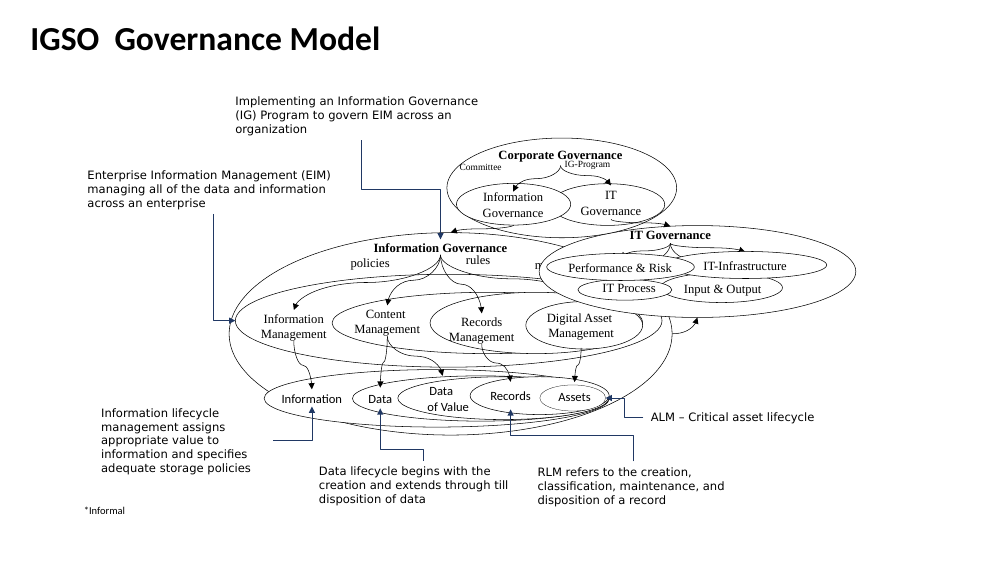
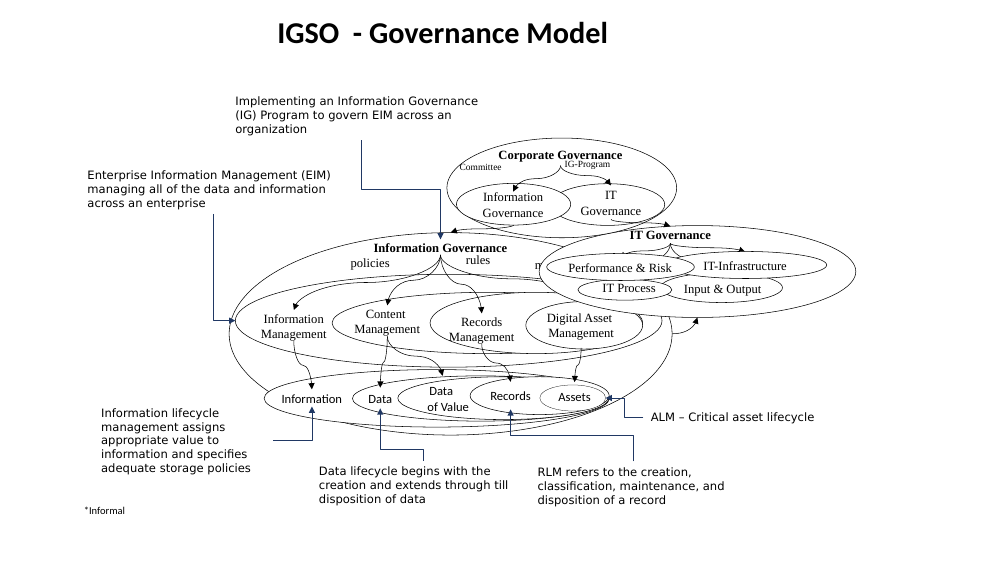
Before and after one commit to alphaOmegaOnGithub/igsonto, a slide deck: slide 1 of ppt/IGSO-Frameworksv0.9.pptx. Drawn at 1008x567 pixels with LibreOffice and Linux fonts; fonts in the diff are those of the drawing. Boxes give left, top, right and bottom in pixels: in the first picture for what was removed or moved away, otherwise in the second. Text is boxed around its words. In the diff, an @@ line names an element or a change of style, - is before the commit and + after.

```diff
--- a/ppt/IGSO-Frameworksv0.9.pptx
+++ b/ppt/IGSO-Frameworksv0.9.pptx
@@ title at [277,21,607,44]: text changed; size 32 to 28.8 pt @@
-IGSO Governance Model
+IGSO - Governance Model
```
Also in this commit, not shown: 2 other slides changed, 3 slides added, 4 slides removed.
